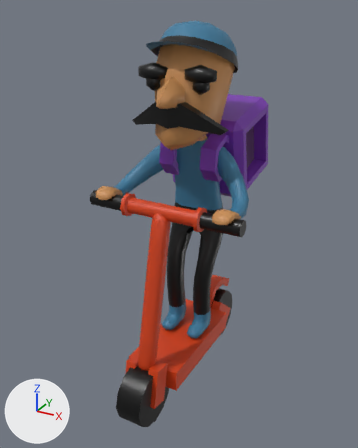
What one commit did to the FBX model Assets/Art/Player Character.fbx.
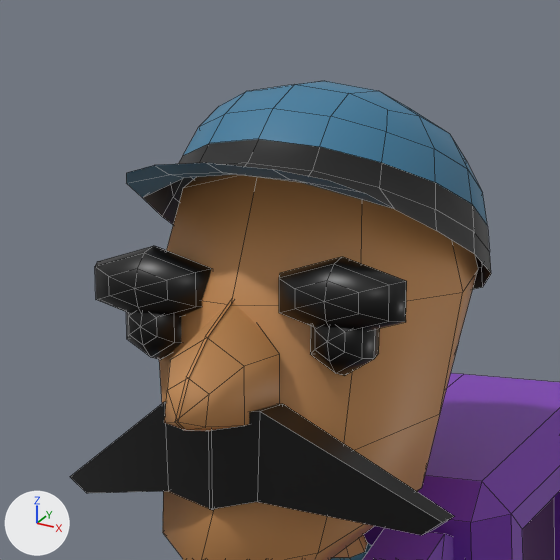
The first picture shows the older version from a 50 mm camera at (1.13, -2.12, 1.99) aimed at (-0.04, 0.01, 0.92). The close-ups show both versions on the part from 32% to 71% of the width and 0% to 32% of the height of that picture; other places that the commit changed are outside them. The lights are fixed; the arrows at lower left show +X, +Y and +Z. The close-ups show mesh edges as thin lines. Where no turn or scale is listed for an object, it has been applied to the vertices.

In view in the first close-up: 'BackBack', 'Hat', 'Head'.
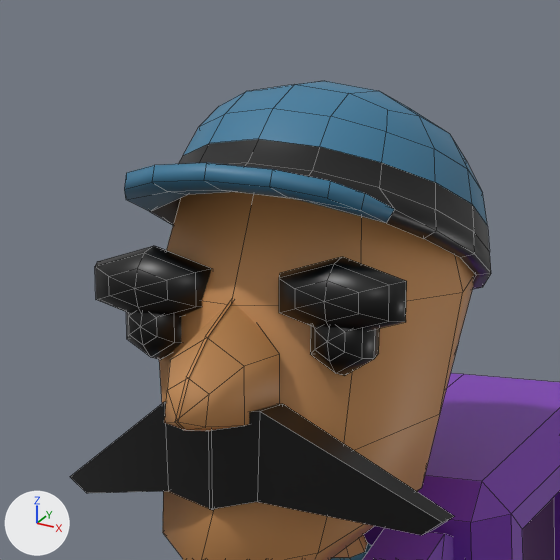
Changed parts and their boxes (x1, y1, x2, y2) in the close-ups (560 x 560 px):
'Hat', reshaped
    before: (126, 81, 491, 289)
    after: (124, 81, 491, 289)
part 1 of me_cube_004, added (blue)
    after: (124, 163, 491, 289)

Patch to the scene script:
```diff
--- a/Assets/Art/Player Character.fbx.py
+++ b/Assets/Art/Player Character.fbx.py
@@ me_cube_004 @@
 # used by ob_hat; location = (0.002, 0.129, 1.74)
-me_cube_004.from_pydata(...)  # 99 vertices, 88 faces; spans x -0.193..0.193, y -0.296..0.222, z -0.082..0.185
+me_cube_004.from_pydata(...)  # 198 vertices, 196 faces; spans x -0.193..0.193, y -0.302..0.222, z -0.083..0.185
+# me_cube_004 part 1
+# 99 vertices are added at x -0.175..0.175, y -0.302..0.204, z -0.083..0.167
+# 64 new faces join them, mat_cloth_a (blue #3b7a9c)
+# 44 new faces join them, mat_black (black #000000)
 me_cube_004.materials.append(mat_black)
```
